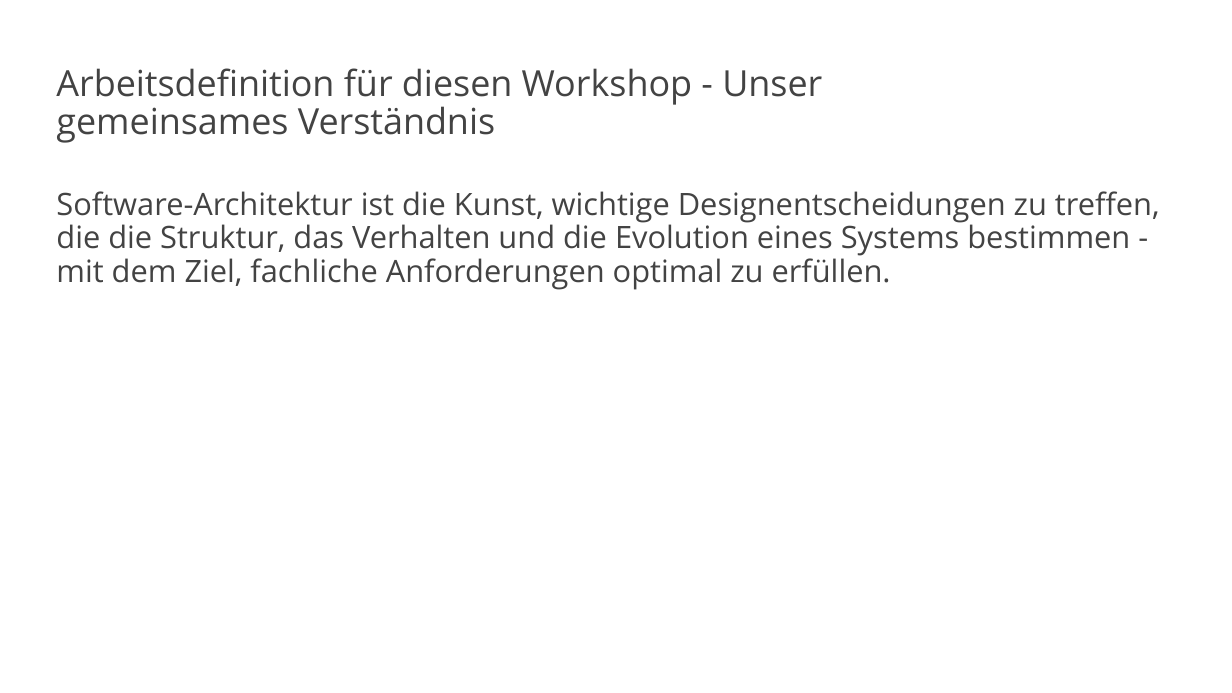
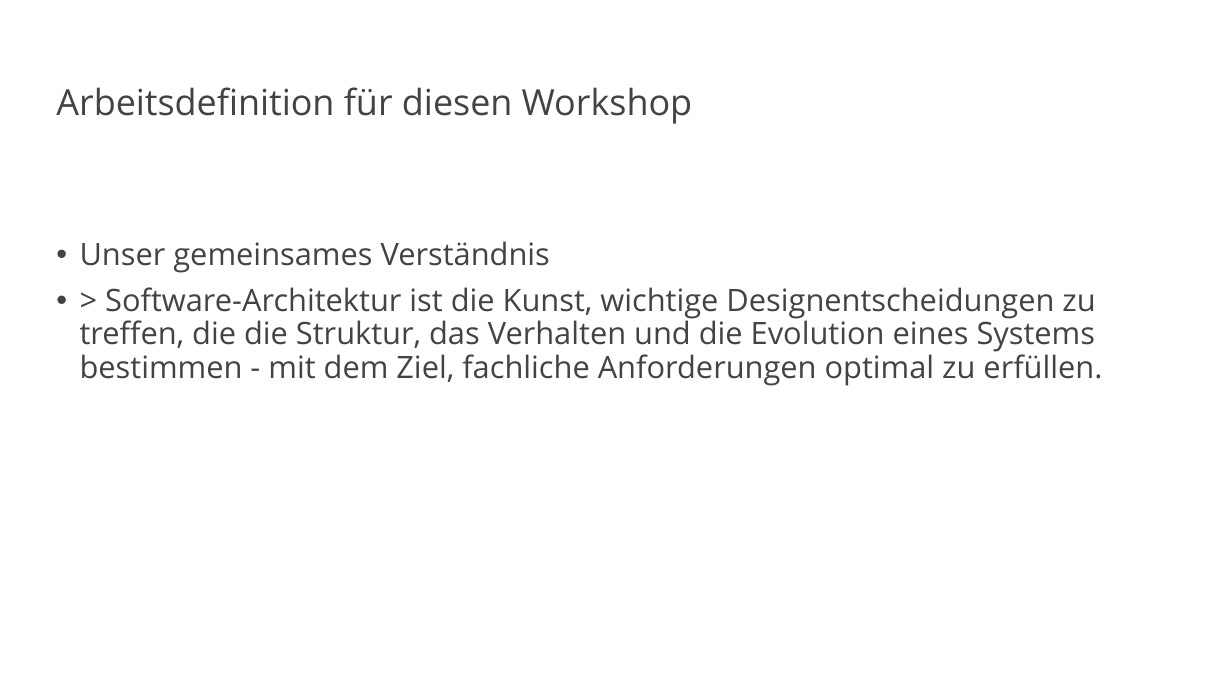
Before and after one commit to vanillacore-net/september-2025-telekom-training, a slide deck: slide 12 of presentations/powerpoint/intro-presentation.pptx (slide 14 before the commit). Drawn at 1232x693 pixels with LibreOffice and Linux fonts; fonts in the diff are those of the drawing; background and template pictures are left out. Boxes give left, top, right and bottom in pixels: in the first picture for what was removed or moved away, otherwise in the second. Text is boxed around its words. In the diff, an @@ line names an element or a change of style, - is before the commit and + after.

Commit message:
URGENT: Fix PowerPoint formatting and remove markdown syntax
- Fixed critical markdown syntax appearing in presentation text
- Applied proper PowerPoint bold formatting instead of markdown markers
- Structured slides correctly with bold section headers and bullet points
- Generated professional presentation with clean formatting
- Processed 29 slides from intro-content-extracted.md
- Created presentations/powerpoint/intro-presentation.pptx (135KB)
- Removed ALL markdown formatting (**, ##, ###) from displayed text

```diff
--- a/presentations/powerpoint/intro-presentation.pptx
+++ b/presentations/powerpoint/intro-presentation.pptx
@@ title at [56,87,692,124]: text changed @@
-Arbeitsdefinition für diesen Workshop - Unser gemeinsames Verständnis
+Arbeitsdefinition für diesen Workshop
@@ text at [80,241,1102,386]: text changed @@
-Software-Architektur ist die Kunst, wichtige Designentscheidungen zu treffen, die die Struktur, das Verhalten und die Evolution eines Systems bestimmen - mit dem Ziel, fachliche Anforderungen optimal zu erfüllen.
+• Unser gemeinsames Verständnis
+• > Software-Architektur ist die Kunst, wichtige Designentscheidungen zu treffen, die die Struktur, das Verhalten und die Evolution eines Systems bestimmen - mit dem Ziel, fachliche Anforderungen optimal zu erfüllen.
```
Also in this commit, not shown: 28 other slides changed, 6 slides removed, 1 other file.
